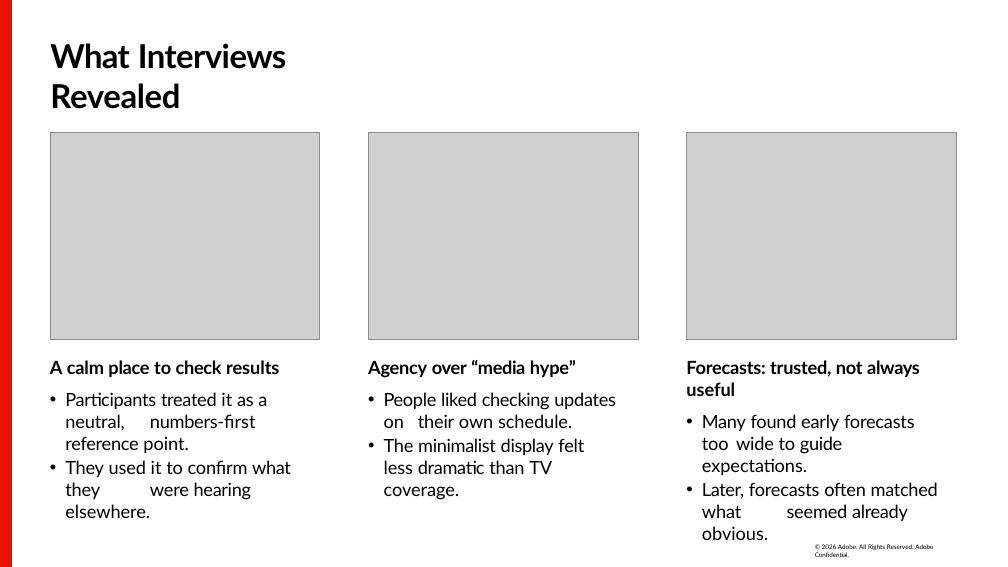
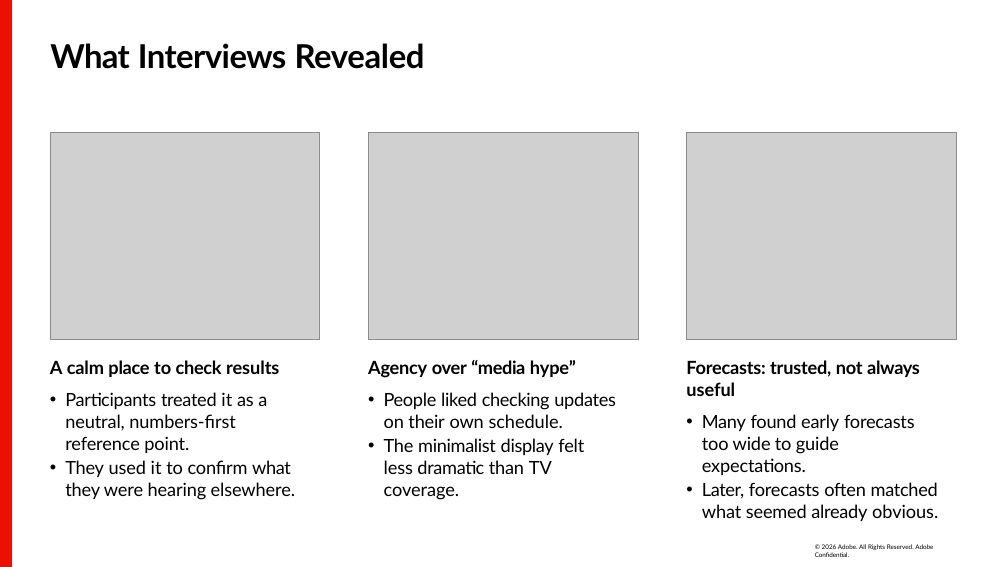
Before and after one commit to mandicai/rehearsal_mvp_kg, a slide deck: slide 13 of presentation-examples/election/Designing Election Dashboards Trust.pptx. Drawn at 1008x567 pixels with LibreOffice and Linux fonts; fonts in the diff are those of the drawing; grey boxes stand for pictures; background and template pictures are left out. Boxes give left, top, right and bottom in pixels: in the first picture for what was removed or moved away, otherwise in the second. Text is boxed around its words. In the diff, an @@ line names an element or a change of style, - is before the commit and + after.

```diff
--- a/presentation-examples/election/Designing Election Dashboards Trust.pptx
+++ b/presentation-examples/election/Designing Election Dashboards Trust.pptx
@@ title "What Interviews Revealed" rewrapped from [50,43,287,109] to [50,43,425,69] @@
@@ text at [65,392,295,500]: letter spacing -0.5 to -0.2 pt in "numbers-first", "hearing"; letter spacing -0.1 to -0.2 pt in "numbers-first point.", "elsewhere."; letter spacing -0.4 to -0.2 pt in "reference"; letter spacing -0.3 to -0.2 pt in "were" @@
@@ text at [702,414,915,475]: letter spacing -0.4 to -0.2 pt in "wide"; letter spacing -0.1 to -0.2 pt in "to expectations."; letter spacing -0.5 to -0.2 pt in "guide" @@
```
Also in this commit, not shown: 13 other slides changed, 13 other files.
